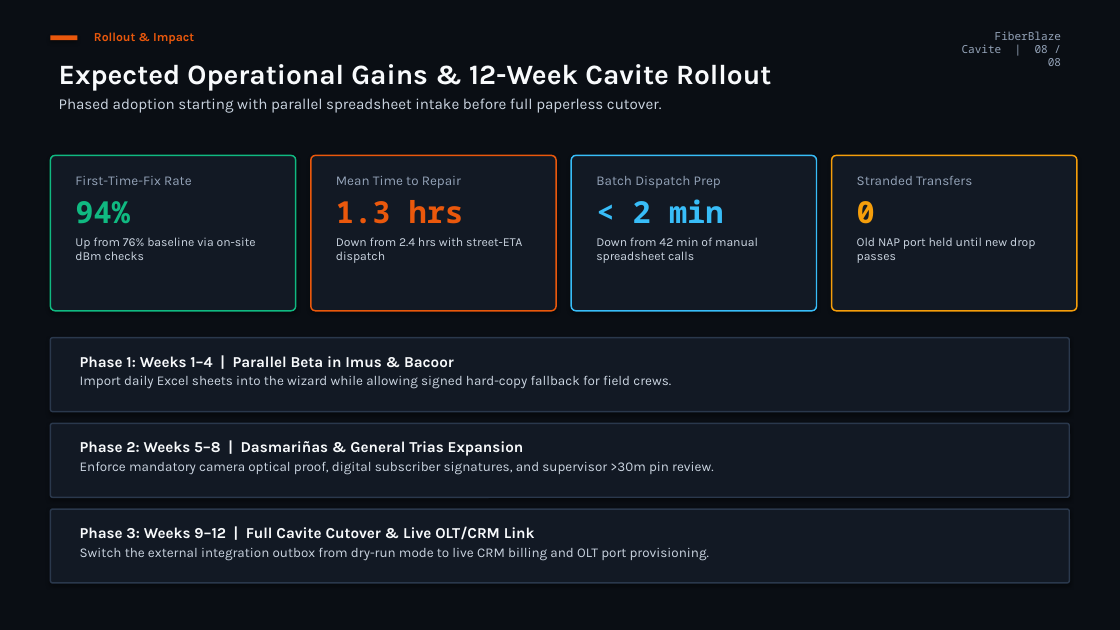
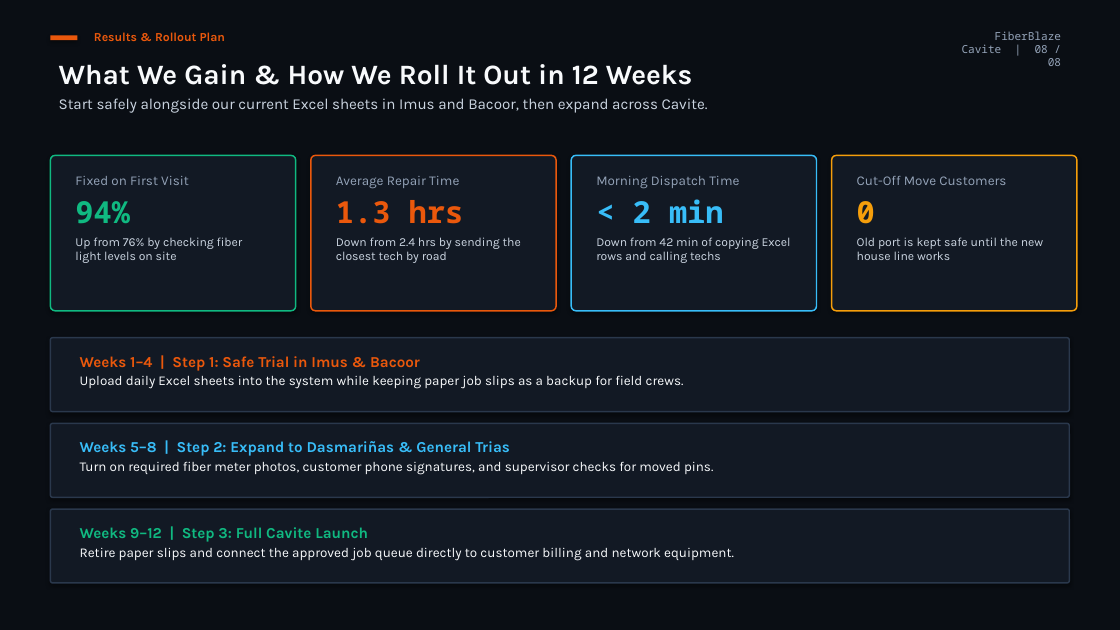
Before and after one commit to 4xachi/wfm, a slide deck: slide 8 of FiberBlaze_Cavite_WFM_Executive_Board_Presentation.pptx. Drawn at 1120x630 pixels with LibreOffice and Linux fonts; fonts in the diff are those of the drawing. Boxes give left, top, right and bottom in pixels: in the first picture for what was removed or moved away, otherwise in the second. Text is boxed around its words. In the diff, an @@ line names an element or a change of style, - is before the commit and + after.

```diff
--- a/FiberBlaze_Cavite_WFM_Executive_Board_Presentation.pptx
+++ b/FiberBlaze_Cavite_WFM_Executive_Board_Presentation.pptx
@@ text at bbox=[94, 32, 225, 41]: text changed @@
-Rollout & Impact
+Results & Rollout Plan
@@ text at bbox=[59, 64, 708, 113]: text changed @@
-Expected Operational Gains & 12-Week Cavite Rollout
-Phased adoption starting with parallel spreadsheet intake before full paperless cutover.
+What We Gain & How We Roll It Out in 12 Weeks
+Start safely alongside our current Excel sheets in Imus and Bacoor, then expand across Cavite.
@@ text at bbox=[75, 176, 189, 185]: text changed @@
-First-Time-Fix Rate
+Fixed on First Visit
@@ text at bbox=[336, 176, 459, 189]: text changed @@
-Mean Time to Repair
+Average Repair Time
@@ text at bbox=[596, 176, 739, 189]: text changed @@
-Batch Dispatch Prep
+Morning Dispatch Time
@@ text at bbox=[857, 176, 1006, 185]: text changed @@
-Stranded Transfers
+Cut-Off Move Customers
@@ text at bbox=[75, 237, 243, 263]: text changed @@
-Up from 76% baseline via on-site dBm checks
+Up from 76% by checking fiber light levels on site
@@ text at bbox=[336, 237, 521, 263]: text changed @@
-Down from 2.4 hrs with street-ETA dispatch
+Down from 2.4 hrs by sending the closest tech by road
@@ text at bbox=[596, 237, 791, 263]: text changed @@
-Down from 42 min of manual spreadsheet calls
+Down from 42 min of copying Excel rows and calling techs
@@ text at bbox=[857, 237, 1043, 260]: text changed @@
-Old NAP port held until new drop passes
+Old port is kept safe until the new house line works
@@ text at bbox=[80, 356, 684, 389]: text changed; text colour #CBD5E1 to #F8FAFC @@
-Phase 1: Weeks 1–4 | Parallel Beta in Imus & Bacoor
-Import daily Excel sheets into the wizard while allowing signed hard-copy fallback for field crews.
+Weeks 1–4 | Step 1: Safe Trial in Imus & Bacoor
+Upload daily Excel sheets into the system while keeping paper job slips as a backup for field crews.
@@ text at bbox=[80, 441, 713, 475]: text changed; text colour #CBD5E1 to #F8FAFC @@
-Phase 2: Weeks 5–8 | Dasmariñas & General Trias Expansion
-Enforce mandatory camera optical proof, digital subscriber signatures, and supervisor >30m pin review.
+Weeks 5–8 | Step 2: Expand to Dasmariñas & General Trias
+Turn on required fiber meter photos, customer phone signatures, and supervisor checks for moved pins.
@@ text at bbox=[80, 527, 734, 560]: text changed; text colour #CBD5E1 to #F8FAFC @@
-Phase 3: Weeks 9–12 | Full Cavite Cutover & Live OLT/CRM Link
-Switch the external integration outbox from dry-run mode to live CRM billing and OLT port provisioning.
+Weeks 9–12 | Step 3: Full Cavite Launch
+Retire paper slips and connect the approved job queue directly to customer billing and network equipment.
```
Also in this commit, not shown: 7 other slides changed, 1 other file.
